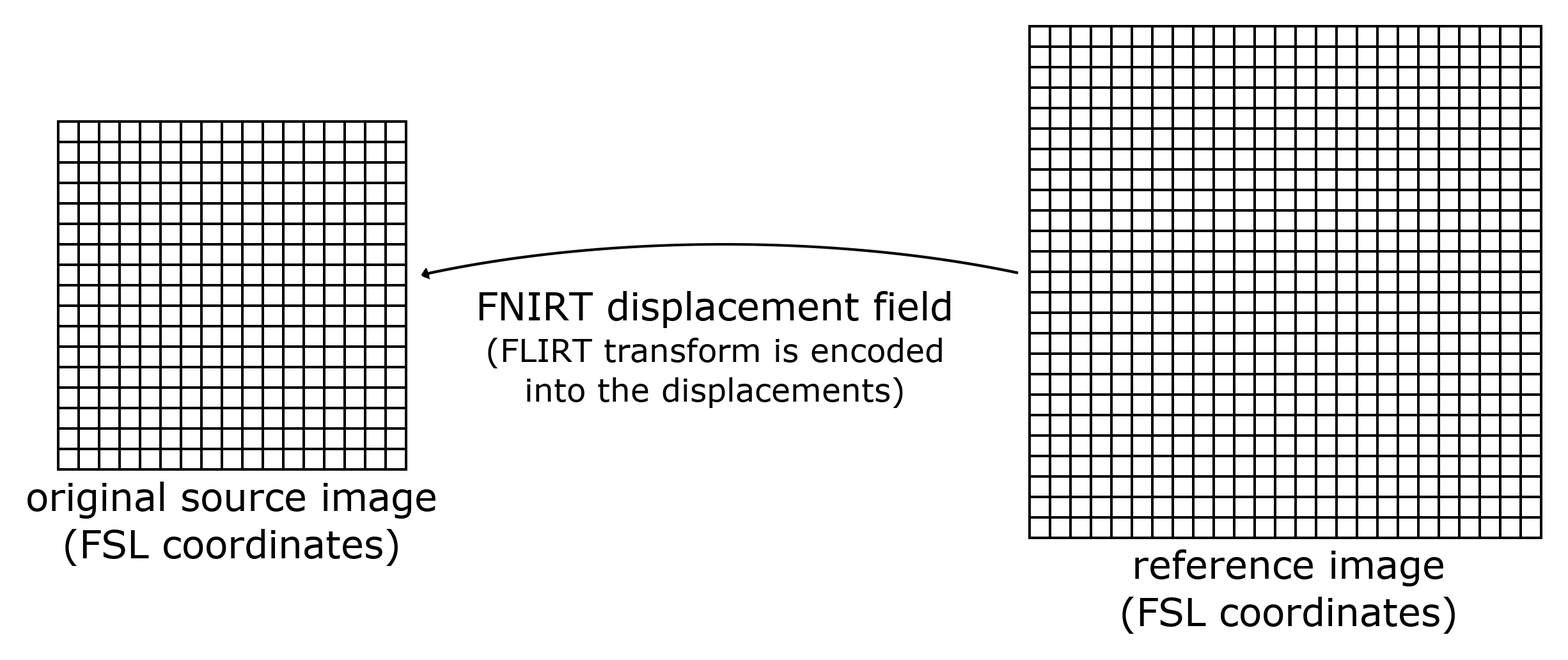
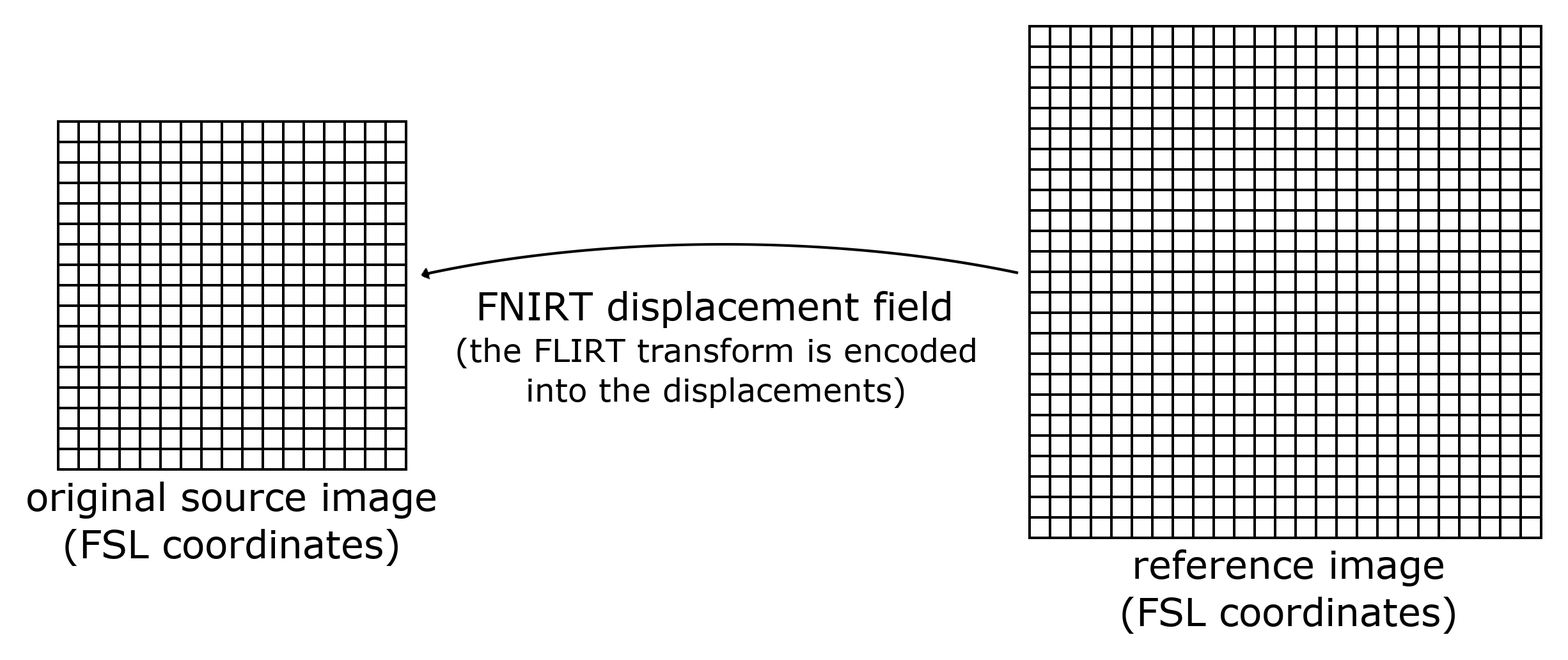
Two versions of the same layered image (1568x660). Layer-by-layer changes:
renamed "(FLIRT transform is encoded ..." to "(the FLIRT transform is encode...", painted on it over [457, 337, 976, 408]
